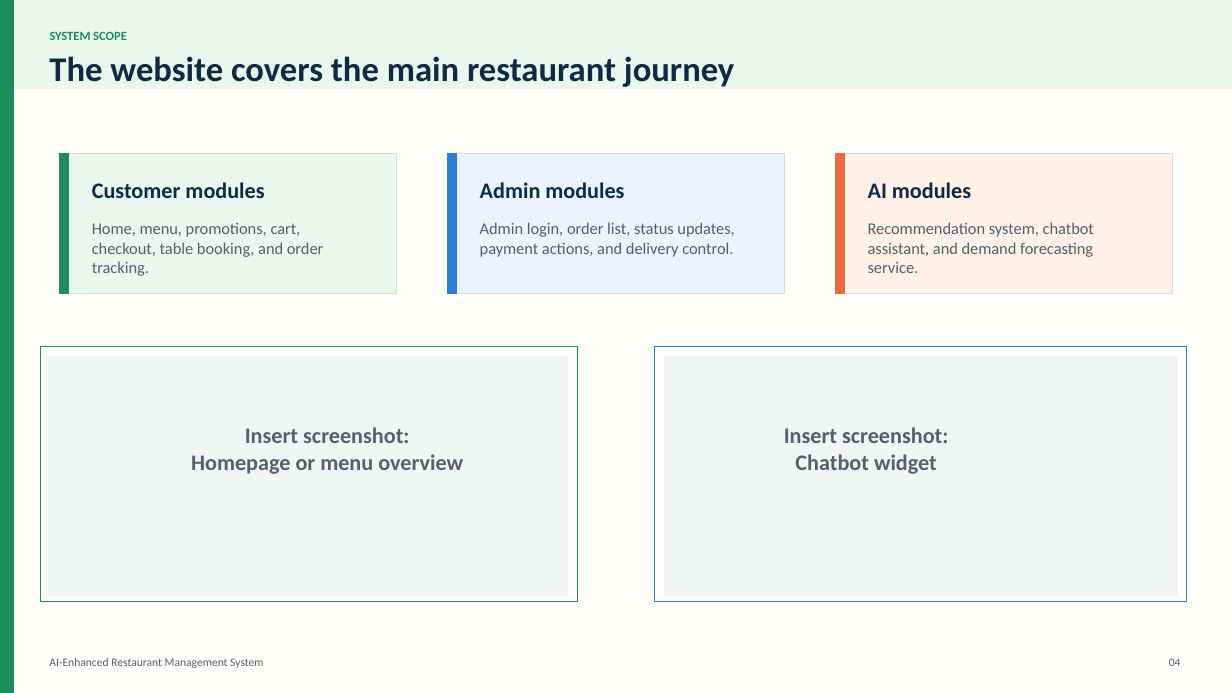
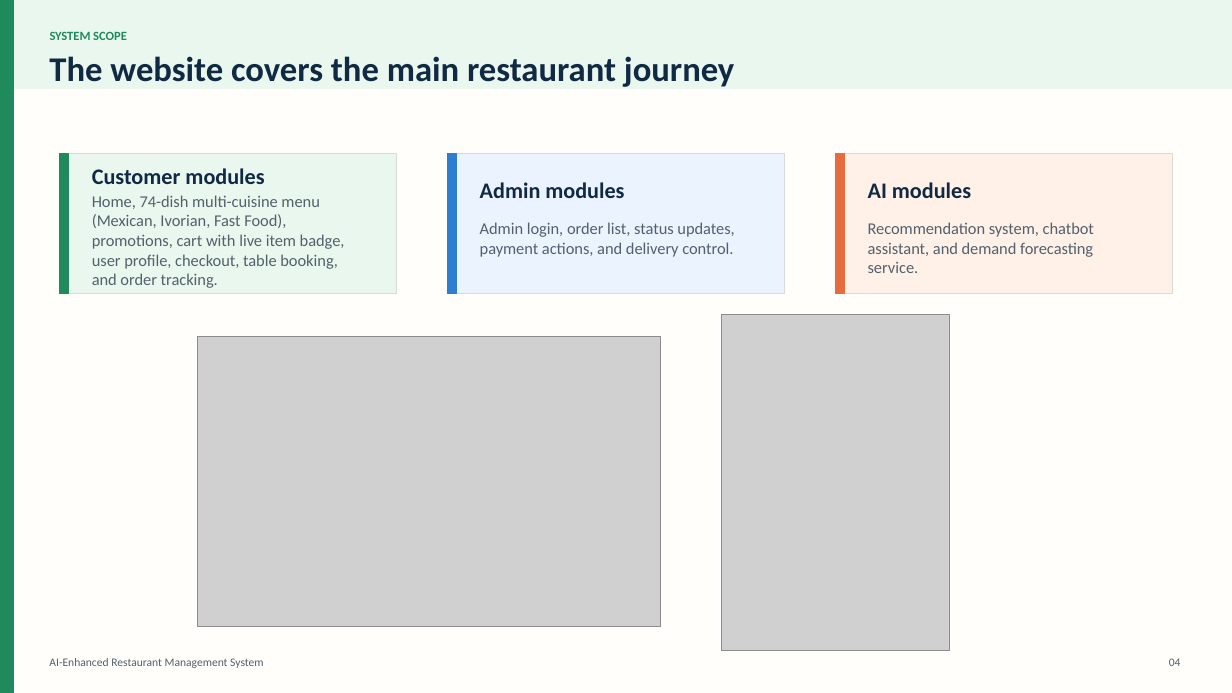
Before and after one commit to PaulElielk/restaurant-management-master, a slide deck: slide 4 of capstone_presentation_ai_restaurant_system_visual.pptx. Drawn at 1232x693 pixels with LibreOffice and Linux fonts; fonts in the diff are those of the drawing; grey boxes stand for pictures. Boxes give left, top, right and bottom in pixels: in the first picture for what was removed or moved away, otherwise in the second. Text is boxed around its words. In the diff, an @@ line names an element or a change of style, - is before the commit and + after.

```diff
--- a/capstone_presentation_ai_restaurant_system_visual.pptx
+++ b/capstone_presentation_ai_restaurant_system_visual.pptx
@@ text "Customer modules" moved from (x1=92, y1=182, x2=264, y2=198) to (x1=92, y1=168, x2=264, y2=184) @@
@@ text at (x1=92, y1=195, x2=345, y2=288): text changed @@
-Home, menu, promotions, cart, checkout, table booking, and order tracking.
+Home, 74-dish multi-cuisine menu (Mexican, Ivorian, Fast Food), promotions, cart with live item badge, user profile, checkout, table booking, and order tracking.
@@ picture added at (x1=722, y1=314, x2=950, y2=651) @@
@@ rectangle removed at (x1=41, y1=347, x2=578, y2=602) @@
@@ rectangle removed at (x1=45, y1=356, x2=568, y2=596) @@
@@ picture added at (x1=198, y1=337, x2=661, y2=627) @@
@@ rectangle removed at (x1=654, y1=347, x2=1187, y2=602) @@
@@ rectangle removed at (x1=665, y1=356, x2=1178, y2=596) @@
@@ text removed at (x1=191, y1=427, x2=463, y2=474) @@
-Insert screenshot:
-Homepage or menu overview
@@ text removed at (x1=784, y1=427, x2=948, y2=474) @@
-Insert screenshot:
-Chatbot widget
```
Also in this commit, not shown: 9 other slides changed, 3 slides added, 2 slides removed, 17 other files.
